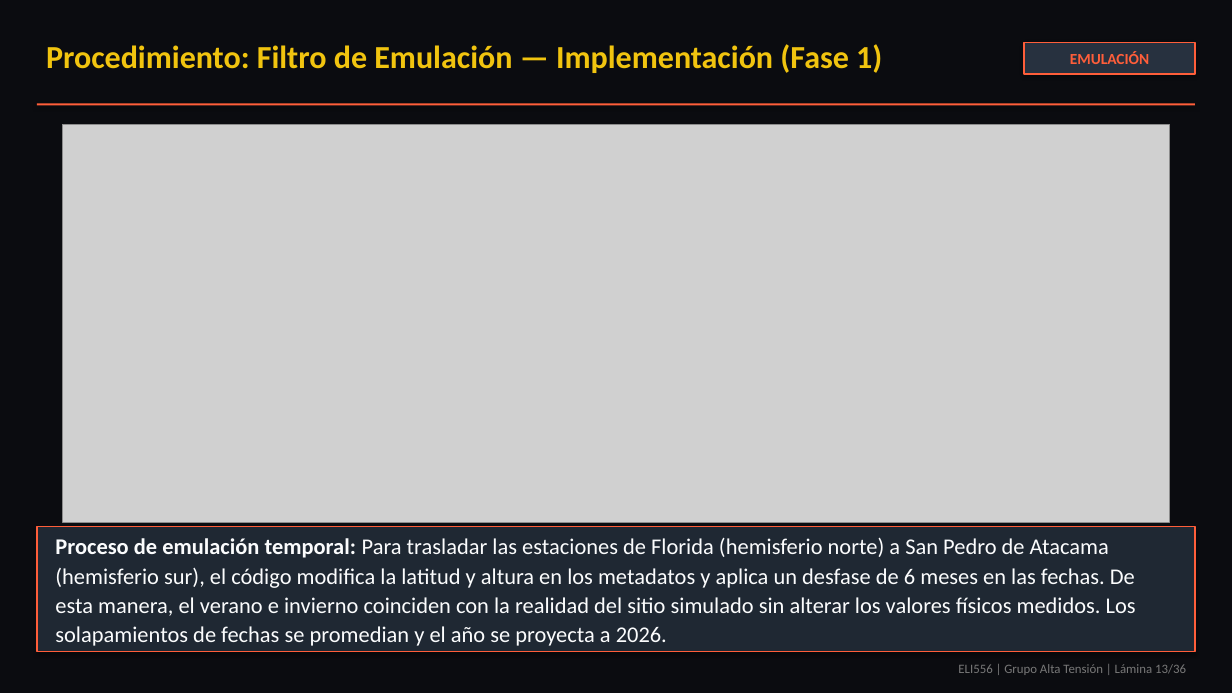
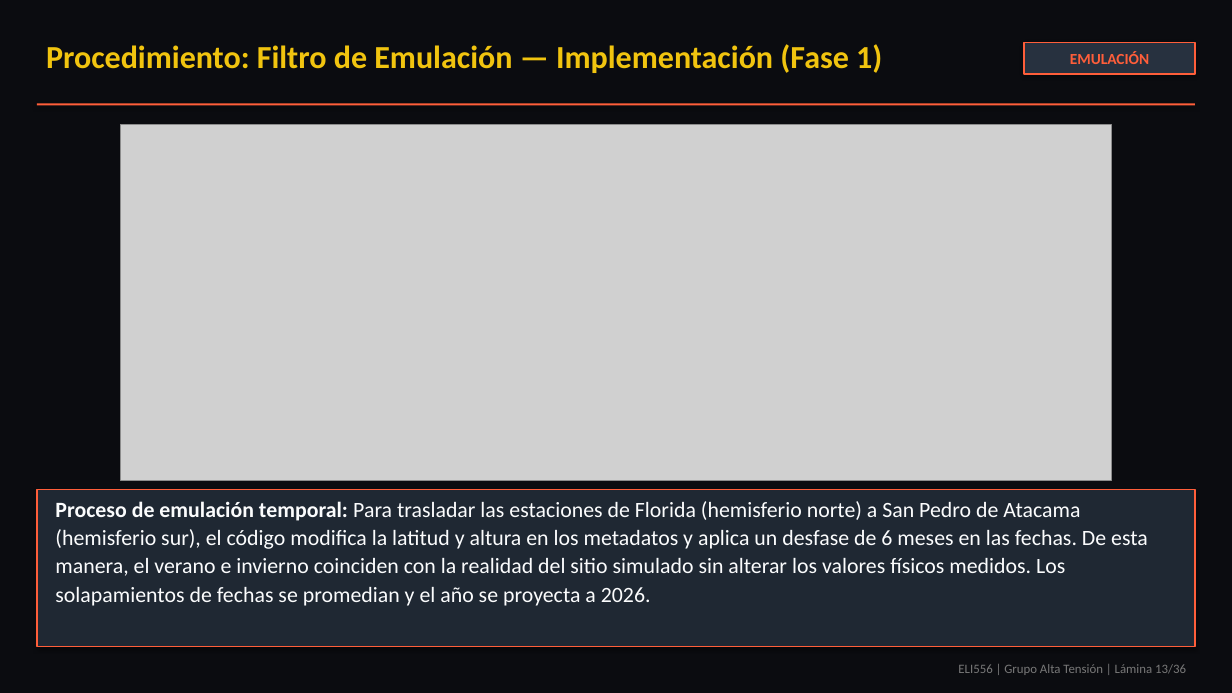
Before and after one commit to theChosen16/t2-paneles, a slide deck: slide 13 of output/Presentacion_Final_ELI556_Atacama_POA_Tarea2_revisado.pptx. Drawn at 1232x693 pixels with LibreOffice and Linux fonts; fonts in the diff are those of the drawing; grey boxes stand for pictures. Boxes give left, top, right and bottom in pixels: in the first picture for what was removed or moved away, otherwise in the second. Text is boxed around its words. In the diff, an @@ line names an element or a change of style, - is before the commit and + after.

Commit message:
style: optimize presentation font sizes, diagram box layouts, and crop circuit equivalent diagram

```diff
--- a/output/Presentacion_Final_ELI556_Atacama_POA_Tarea2_revisado.pptx
+++ b/output/Presentacion_Final_ELI556_Atacama_POA_Tarea2_revisado.pptx
@@ picture: place and size @@
-picture at (63, 125, 1170, 522)
+picture at (120, 125, 1111, 481)
@@ rectangle: place and size @@
-rectangle at (37, 527, 1195, 652)
+rectangle at (37, 490, 1195, 647)
@@ text "Proceso de emulación temporal: Para ...": place and size @@
-text "Proceso de emulación temporal: Para ..." at (55, 537, 1136, 646)
+text "Proceso de emulación temporal: Para ..." at (55, 501, 1148, 606)
@@ text "Proceso de emulación temporal: Para ..." at (55, 501, 1148, 606): size 17.5 to 17 pt @@
```
Also in this commit, not shown: 31 other slides changed, 10 other files.
